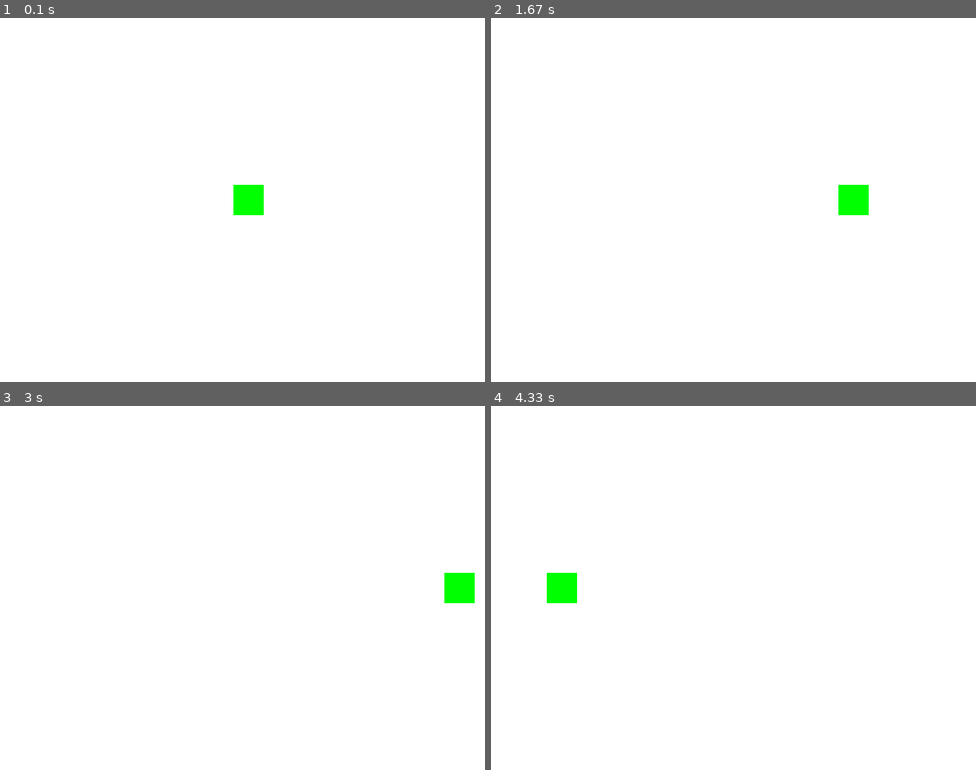
Above: before the commit, frames 1-4 (two rows, left to right).
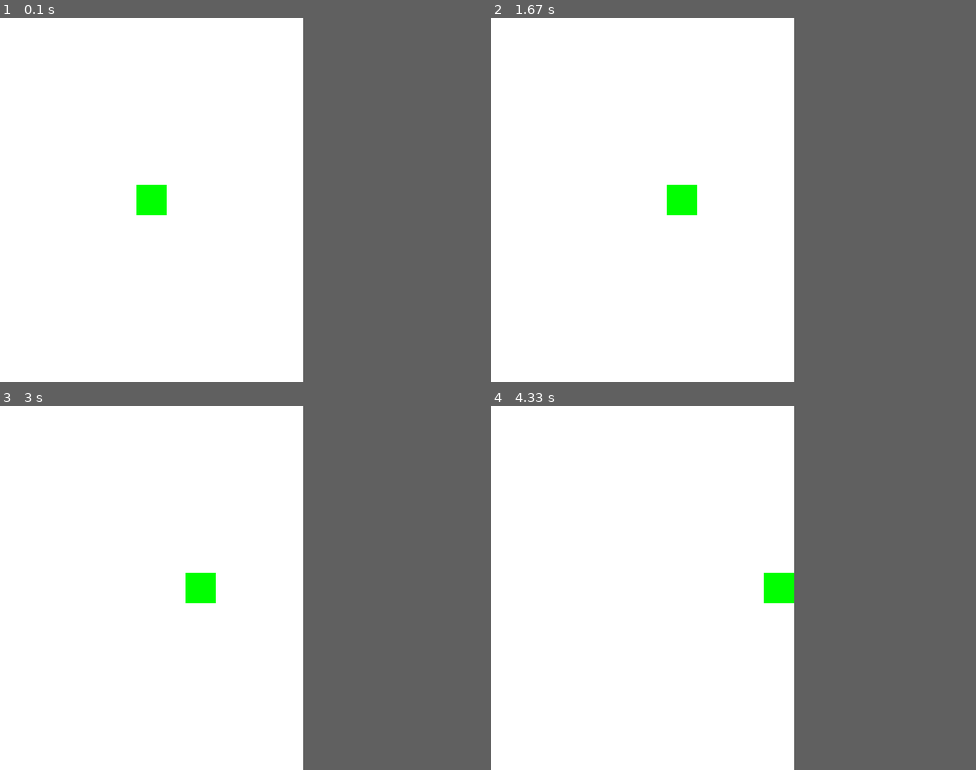
Above: after the commit, the same moments.

Repository: AndyLiu0330/pygame_for_CSA
Game: pygame game, started from main.py
The game is run twice, just before and just after one commit, with the same random seed, the same clock (stepped at 60 frames per second) and the same inputs.
Inputs:
- Up to frame 1 (0.1 s): no input
- Up to frame 2 (1.67 s): hold D 0.33-0.8 s; hold D 0.83-1.3 s; hold A from 1.33 s (still down)
- Up to frame 3 (3 s): release A at 1.87 s; hold A 1.9-2.3 s; hold D 2.33-2.97 s
- Up to frame 4 (4.33 s): hold A 3-3.47 s; hold D 3.5-3.97 s; hold D from 4 s (still down)
In our replay, the window is 800x600 before the commit and 500x600 after it. These sizes can differ from the game's own. Grey fills any space a smaller window leaves; there, only what the larger window draws over its background counts as a difference.

The runs differ from the first frame. In frame 1, 1.0% of the frame differs, in the area x 28-55%, y 45-55%; in frame 2, 1.0%; in frame 3, 1.0%; in frame 4, 1.0%.

Commit message:
Update player movement logic and adjust window width to 500

Diff:
--- a/main.py
+++ b/main.py
@@ -6,7 +6,7 @@
 # 设置窗口大小
 FPS = 60;
 White = (255, 255, 255)
-Width = 800
+Width = 500
 Height = 600
 screen = pygame.display.set_mode((Width, Height))
 pygame.display.set_caption("My Game")
@@ -19,10 +19,20 @@
         self.image.fill((0, 255, 0))  # 填充顏色
         self.rect = self.image.get_rect()
         self.rect.center = (Width // 2, Height // 2)  # 設置初始位置
+        self.speedx = 8
     def update(self):
-        self.rect.x += 2  # 每次更新位置
-        if self.rect.x > Width:
-            self.rect.x = 0  # 如果超出邊界，重置位置
+        key_pressed = pygame.key.get_pressed()
+
+        if key_pressed[pygame.K_d]:
+            self.rect.x += self.speedx
+        if key_pressed[pygame.K_a]:
+            self.rect.x -= self.speedx
+
+        if self.rect.right > Width:
+            self.rect.right = Width
+        if self.rect.x < 0:
+            self.rect.x = 0
+
 all_sprites = pygame.sprite.Group()
 player = Player()
 all_sprites.add(player)
